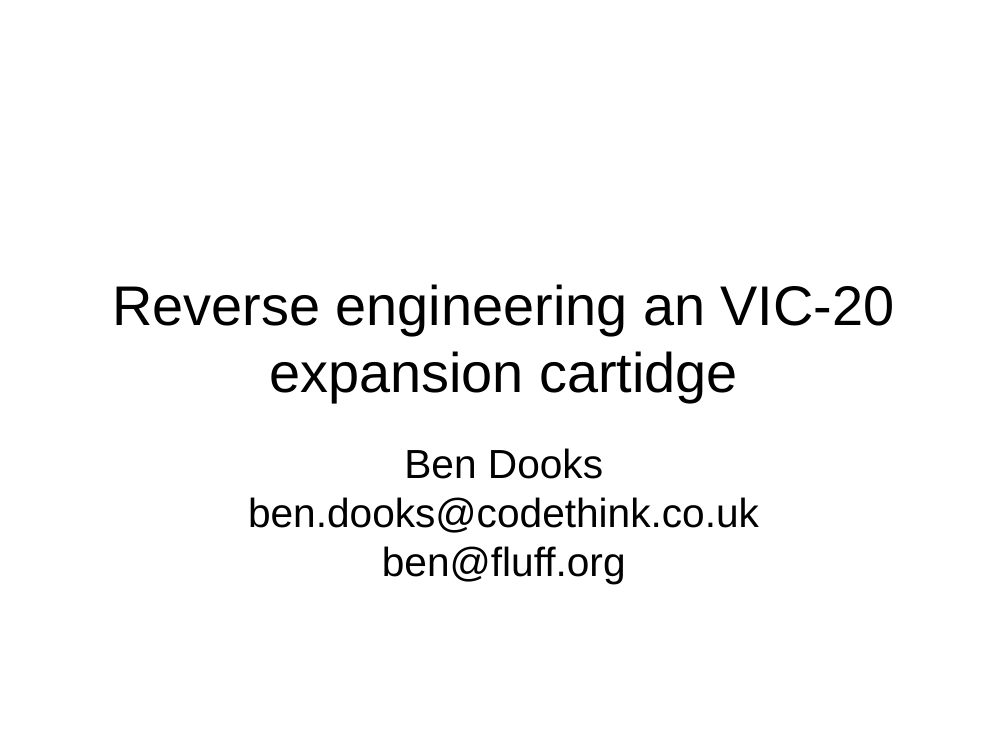
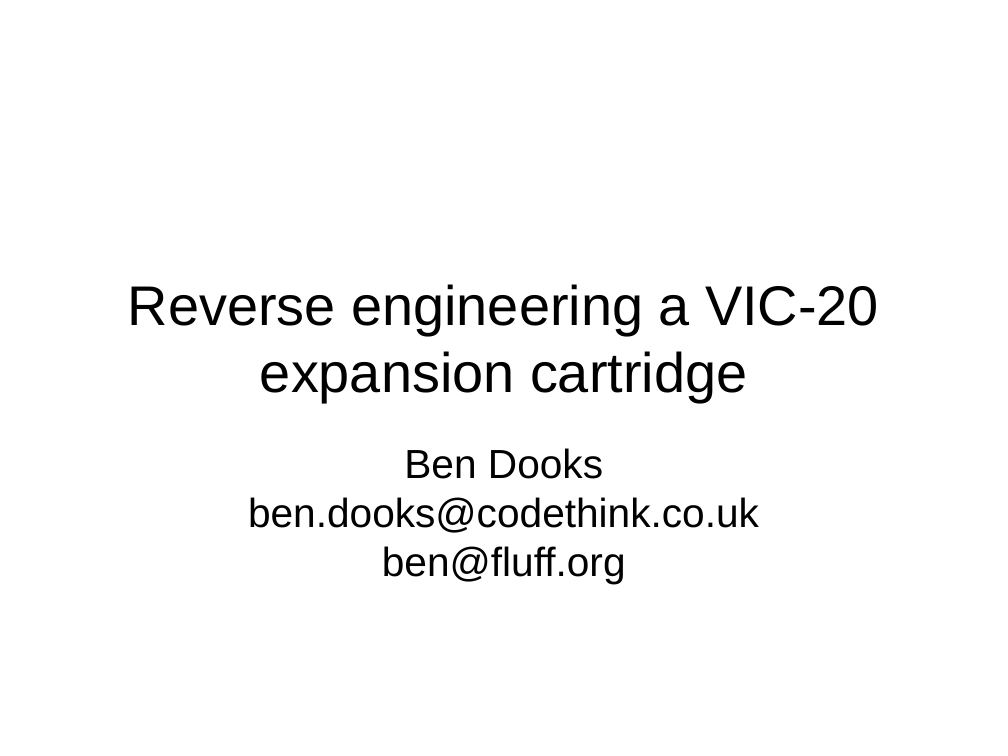
Before and after one commit to bendooks/vixen, a slide deck: slide 1 of talk/bjdooks-vixen-ram.odp. Drawn at 1008x756 pixels with LibreOffice and Linux fonts; fonts in the diff are those of the drawing; background and template pictures are left out. Boxes give left, top, right and bottom in pixels: in the first picture for what was removed or moved away, otherwise in the second. Text is boxed around its words. In the diff, an @@ line names an element or a change of style, - is before the commit and + after.

```diff
--- a/talk/bjdooks-vixen-ram.odp
+++ b/talk/bjdooks-vixen-ram.odp
@@ title at (x1=128, y1=284, x2=879, y2=402): text changed @@
-Reverse engineering an VIC-20 expansion cartidge
+Reverse engineering a VIC-20 expansion cartridge
```
Also in this commit, not shown: 7 other slides changed, 1 slide removed.
